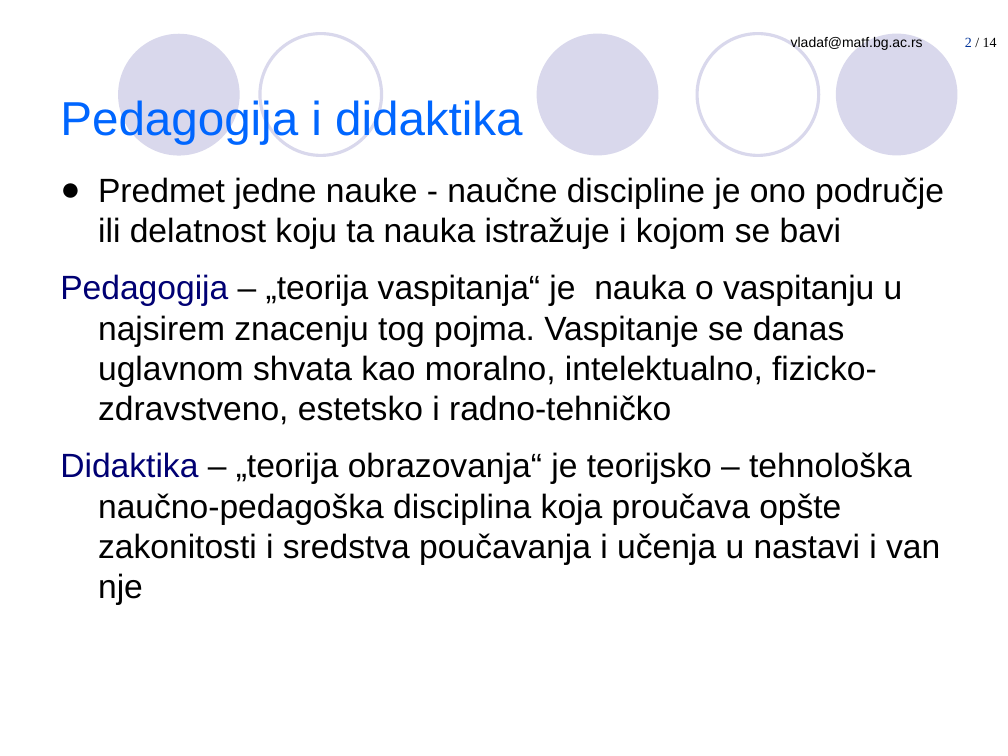
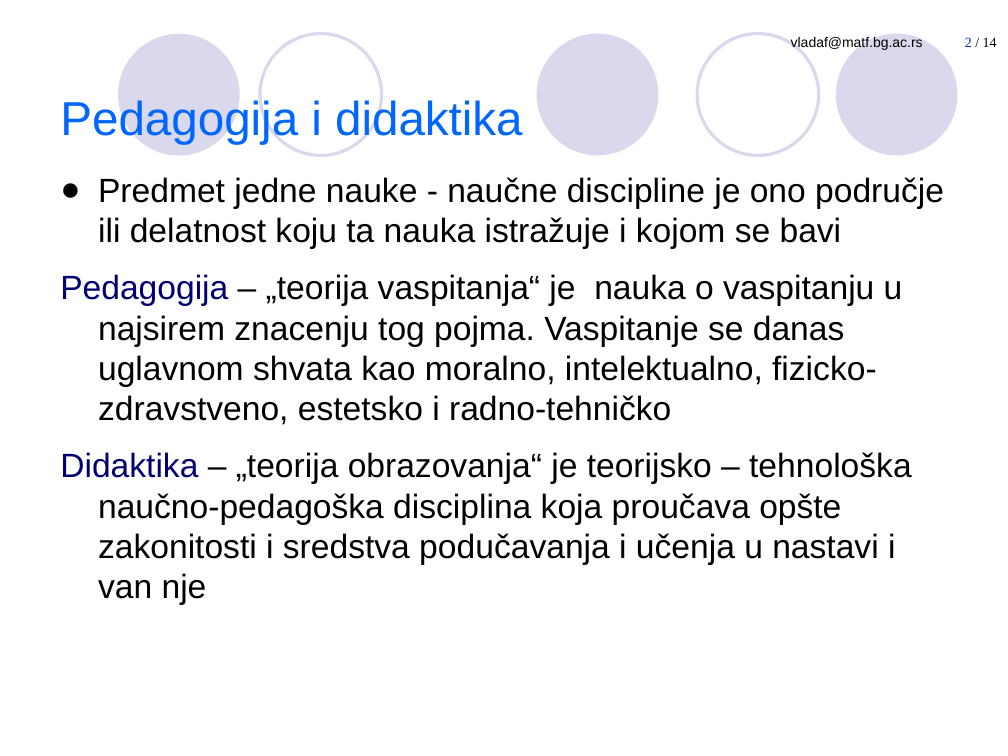
Before and after one commit to mikiMilan/MNR, a slide deck: slide 2 of predavanja/prezentacije/mnr01-1-Pedagogija-didaktika-metodika.ppt. Drawn at 1008x756 pixels with LibreOffice and Linux fonts; fonts in the diff are those of the drawing. Boxes give left, top, right and bottom in pixels: in the first picture for what was removed or moved away, otherwise in the second. Text is boxed around its words. In the diff, an @@ line names an element or a change of style, - is before the commit and + after.

```diff
--- a/predavanja/prezentacije/mnr01-1-Pedagogija-didaktika-metodika.ppt
+++ b/predavanja/prezentacije/mnr01-1-Pedagogija-didaktika-metodika.ppt
@@ text at (60, 452, 912, 605): text changed @@
-Didaktika – „teorija obrazovanja“ je teorijsko – tehnološka naučno-pedagoška disciplina koja proučava opšte zakonitosti i sredstva poučavanja i učenja u nastavi i van nje
+Didaktika – „teorija obrazovanja“ je teorijsko – tehnološka naučno-pedagoška disciplina koja proučava opšte zakonitosti i sredstva podučavanja i učenja u nastavi i van nje
```
Also in this commit, not shown: 2 other slides changed, 4 other files.
